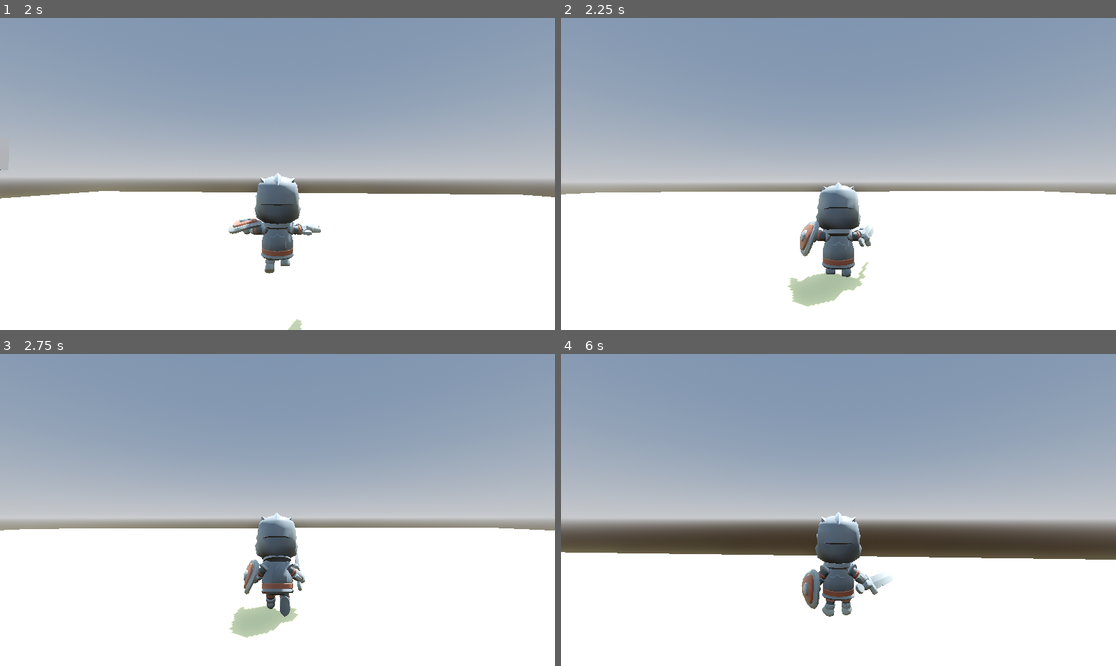
Above: before the commit, frames 1-4 (two rows, left to right).
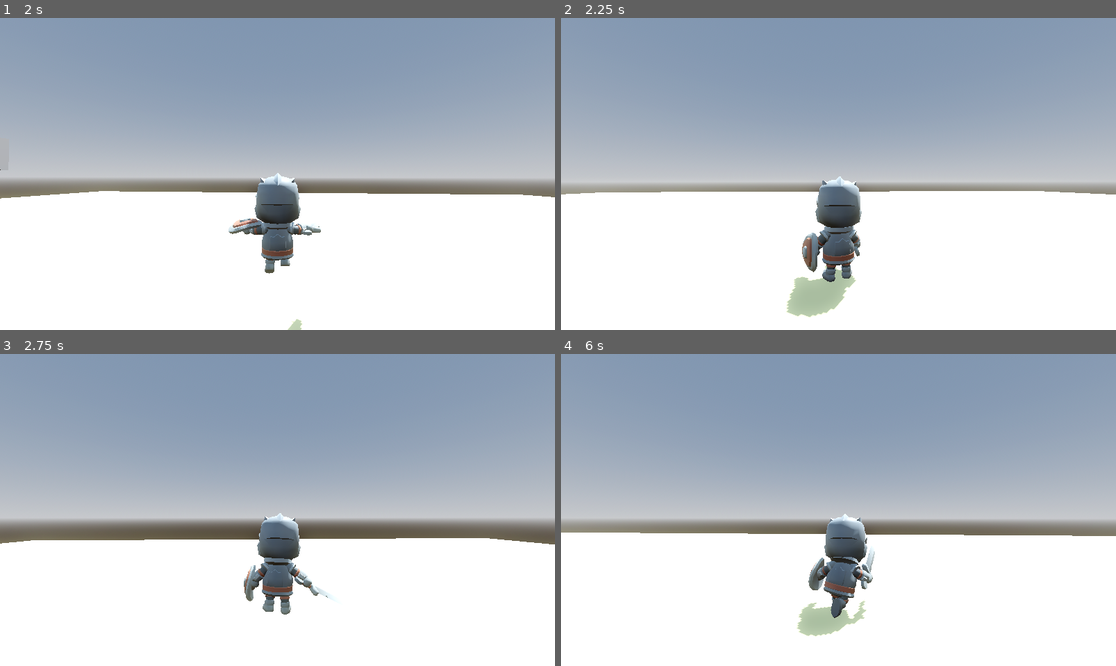
Above: after the commit, the same moments.

Repository: Lukko-Digital/walkington-city
Game: Godot game, scene res://main.tscn
The game is run twice, just before and just after one commit, with the same random seed, the same clock (stepped at 60 frames per second) and the same inputs.
Inputs (mouse positions are in pixels of both pictures, inside the frame that each line leads up to):
- Up to frame 1 (2 s): move the mouse to (305, 174) at 0.52 s; hold Space (jump) 0.53-1.28 s; hold W (forward) from 0.53 s (still down); move the mouse to (249, 174) at 1.27 s; right-click (249, 174) at 1.35 s; tap Space (jump) at 1.52, 1.55, 1.82 s
- Up to frame 2 (2.25 s): keep holding W (forward); move the mouse to (849, 167) at 2.02 s; press the mouse at (849, 167) at 2.03 s
- Up to frame 3 (2.75 s): keep holding W (forward); tap Space (jump) at 2.3 s
- Up to frame 4 (6 s): move the mouse to (832, 516) at 2.77 s; release the mouse at (832, 516) at 2.78 s; tap Space (jump) at 2.85, 3.02, 3.32, 3.77, 3.8, 4.07, 4.52, 4.55, 4.82 s; move the mouse to (877, 513) at 3.52 s; hold Right mouse button (recall) 3.53-4.28 s; move the mouse to (794, 506) at 4.27 s; click (794, 506) at 4.35 s; move the mouse to (844, 510) at 5.02 s; hold Space (jump) 5.03-5.78 s; move the mouse to (816, 503) at 5.77 s; release W (forward) at 5.78 s; hold D (right) from 5.78 s (still down); right-click (816, 503) at 5.85 s

Frame 1 is identical in both runs. In frame 2, 2.3% of the frame differs, in the area x 40-57%, y 50-96%; in frame 3, 6.3%; in frame 4, 10%, in the area x 0-100%, y 50-91%.

Commit message:
remove jump land jumping during jump land cause statemachine to transition to run in midair also makes walking while landing look weird

Diff:
--- a/knight.gd
+++ b/knight.gd
@@ -30,11 +30,7 @@
 	move_and_slide()
 	if velocity.length() > 1.0:
 		model.rotation.y = lerp_angle(model.rotation.y, spring_arm.rotation.y, ROTATION_SPEED * delta)
-	if (
-		is_on_floor() and
-		Input.is_action_just_pressed("jump") and
-		anim_state.get_current_node() != "Jump_Land"
-	):
+	if is_on_floor() and Input.is_action_just_pressed("jump"):
 		velocity.y = JUMP_VELOCITY
 		jumping = true
 		anim_tree.set("parameters/conditions/jumping", true)
--- a/knight.tscn
+++ b/knight.tscn
@@ -98,7 +98,6 @@
 
 [sub_resource type="AnimationNodeStateMachineTransition" id="AnimationNodeStateMachineTransition_tl24e"]
 xfade_time = 0.1
-switch_mode = 2
 advance_mode = 2
 
 [sub_resource type="AnimationNodeStateMachineTransition" id="AnimationNodeStateMachineTransition_1bdw0"]
@@ -120,11 +119,11 @@
 states/Jump_Idle/node = SubResource("AnimationNodeAnimation_v653m")
 states/Jump_Idle/position = Vector2(519.513, 237.23)
 states/Jump_Land/node = SubResource("AnimationNodeAnimation_q0t2d")
-states/Jump_Land/position = Vector2(686.513, 237.23)
+states/Jump_Land/position = Vector2(687.513, 237.23)
 states/Jump_Start/node = SubResource("AnimationNodeAnimation_gbfnl")
 states/Jump_Start/position = Vector2(365.513, 237.23)
 transitions = ["Start", "IdleWalkRun", SubResource("AnimationNodeStateMachineTransition_287ic"), "IdleWalkRun", "Attack …(1207 unchanged characters)…
-graph_offset = Vector2(-112.487, 48.2296)
+graph_offset = Vector2(-64.487, 103.23)
 
 [sub_resource type="CapsuleShape3D" id="CapsuleShape3D_y2lhx"]
 height = 2.4
@@ -137,59 +136,59 @@
 [node name="Skeleton3D" parent="Rig" index="0"]
 transform = Transform3D(-1, 0, -8.74228e-08, 0, 1, 0, 8.74228e-08, 0, -1, 0, 0, 0)
 bones/0/rotation = Quaternion(-2.88301e-11, 0.000837893, 4.99352e-11, 1)
-bones/1/position = Vector3(-2.35751e-18, 0.368267, -5.62073e-25)
-bones/1/rotation = Quaternion(0.000148853, 0.0429428, -0.000117858, 0.999078)
-bones/2/rotation = Quaternion(0.000188702, 0.000822245, 0.000119671, 1)
-bones/3/rotation = Quaternion(3.57706e-05, -0.000245545, 9.36686e-05, 1)
-bones/4/position = Vector3(0.212007, 0.134117, -7.83747e-05)
-bones/4/rotation = Quaternion(-0.551302, -0.0579772, -0.639422, 0.53277)
+bones/1/position = Vector3(-6.05224e-19, 0.377265, 8.02232e-19)
+bones/1/rotation = Quaternion(0.000148751, 0.0429428, -0.000117854, 0.999078)
+bones/2/rotation = Quaternion(0.000199875, 0.000425135, 0.00014138, 1)
+bones/3/rotation = Quaternion(8.72867e-05, -0.000253734, 0.000117992, 1)
+bones/4/position = Vector3(0.211972, 0.134099, -6.88443e-05)
+bones/4/rotation = Quaternion(-0.552289, -0.0629867, -0.655082, 0.511739)
 bones/4/scale = Vector3(0.999999, 0.999999, 1)
-bones/5/rotation = Quaternion(3.81989e-08, -4.30343e-08, -0.514129, 0.857713)
+bones/5/rotation = Quaternion(1.74623e-08, -5.58517e-08, -0.479892, 0.877328)
 bones/6/rotation = Quaternion(-9.73784e-11, -2.98437e-10, 0.0266581, 0.999645)
 bones/6/scale = Vector3(1, 1, 1)
-bones/7/rotation = Quaternion(-0.320138, -0.339282, 0.148048, 0.872056)
-bones/8/rotation = Quaternion(0.00109271, 0.00124038, -0.702503, 0.711679)
+bones/7/rotation = Quaternion(-0.316526, -0.330942, 0.134276, 0.878783)
+bones/8/rotation = Quaternion(0.00158069, 0.00179711, -0.700685, 0.713467)
 bones/8/scale = Vector3(1, 1, 1)
-bones/14/position = Vector3(-0.212002, 0.134093, -1.02466e-05)
-bones/14/rotation = Quaternion(-0.610241, 0.0774385, 0.613709, 0.494945)
+bones/14/position = Vector3(-0.212025, 0.134112, -3.99881e-05)
+bones/14/rotation = Quaternion(-0.611764, 0.0830516, 0.627896, 0.473913)
 bones/14/scale = Vector3(0.999999, 0.999999, 1)
-bones/15/rotation = Quaternion(5.02259e-08, 5.35592e-08, 0.536084, 0.844165)
+bones/15/rotation = Quaternion(2.52112e-08, 4.6723e-08, 0.503336, 0.864091)
 bones/16/rotation = Quaternion(-9.73784e-11, 2.98437e-10, -0.0266581, 0.999645)
 bones/16/scale = Vector3(1, 1, 1)
-bones/17/rotation = Quaternion(-0.318908, 0.315964, -0.228903, 0.863752)
-bones/18/rotation = Quaternion(0.00340097, 0.00436444, 0.702853, 0.711314)
+bones/17/rotation = Quaternion(-0.314483, 0.305815, -0.215356, 0.872467)
+bones/18/rotation = Quaternion(0.00420451, 0.00524389, 0.70205, 0.712096)
 bones/18/scale = Vector3(1, 1, 1)
 bones/19/rotation = Quaternion(1.32707e-07, 1, -1.03316e-07, -2.27651e-09)
 bones/20/rotation = Quaternion(1.40073e-07, 1, -1.03316e-07, -9.11951e-09)
-bones/21/rotation = Quaternion(-8.69393e-05, -0.0316277, 0.000110078, 0.9995)
+bones/21/rotation = Quaternion(-5.88009e-05, -0.0311527, 8.95336e-05, 0.999515)
 bones/23/rotation = Quaternion(4.44848e-36, -7.10543e-15, -6.26068e-22, 1)
-bones/24/position = Vector3(0.170945, 0.113531, 9.72924e-05)
-bones/24/rotation = Quaternion(0.98937, 0.0834522, 0.0786125, 0.0894649)
+bones/24/position = Vector3(0.170945, 0.113563, -9.03438e-05)
+bones/24/rotation = Quaternion(0.991427, 0.0829319, 0.0769459, 0.0653757)
 bones/24/scale = Vector3(1, 1, 1)
-bones/25/rotation = Quaternion(0.401361, 5.81155e-08, -2.73377e-07, 0.91592)
-bones/26/rotation = Quaternion(-0.624674, -0.199658, 0.0771057, 0.750982)
-bones/27/rotation = Quaternion(-3.0634e-08, 0.920013, -0.391889, 6.95993e-08)
+bones/25/rotation = Quaternion(0.339794, 5.93872e-08, -2.41541e-07, 0.9405)
+bones/26/rotation = Quaternion(-0.592246, -0.203052, 0.0665611, 0.776907)
+bones/27/rotation = Quaternion(-3.04778e-08, 0.920328, -0.391148, 6.94856e-08)
 bones/27/scale = Vector3(1, 1, 1)
-bones/28/position = Vector3(-0.170945, 0.113587, -9.83593e-05)
-bones/28/rotation = Quaternion(0.991113, -0.0333383, 0.0295543, 0.125338)
+bones/28/position = Vector3(-0.170945, 0.113587, 9.01767e-05)
+bones/28/rotation = Quaternion(0.993394, -0.0319302, 0.0301187, 0.106023)
 bones/28/scale = Vector3(1, 1, 1)
-bones/29/rotation = Quaternion(0.444083, -5.90297e-08, 3.11823e-07, 0.895986)
-bones/30/rotation = Quaternion(-0.649424, 0.111795, -0.0237232, 0.75179)
-bones/31/rotation = Quaternion(3.04404e-08, 0.920351, -0.391094, -6.94809e-08)
+bones/29/rotation = Quaternion(0.391531, -6.06986e-08, 2.73805e-07, 0.920165)
+bones/30/rotation = Quaternion(-0.619919, 0.112779, -0.018782, 0.776291)
+bones/31/rotation = Quaternion(3.07294e-08, 0.920188, -0.391477, -6.96168e-08)
 bones/31/scale = Vector3(1, 1, 1)
-bones/32/position = Vector3(0.170945, 0.292311, 0.575814)
+bones/32/position = Vector3(0.170945, 0.292343, 0.575845)
 bones/32/rotation = Quaternion(0.707107, -2.29302e-07, -4.60552e-08, 0.707107)
-bones/33/position = Vector3(0.202034, 0.0263123, 0.204892)
-bones/33/rotation = Quaternion(-0.706695, -7.05577e-08, -7.05079e-08, 0.707519)
+bones/33/position = Vector3(0.202034, 0.0260891, 0.203947)
+bones/33/rotation = Quaternion(-0.706052, -7.06414e-08, -7.04304e-08, 0.70816)
 bones/34/rotation = Quaternion(9.61263e-09, 1.77121e-09, 0.985854, -0.167608)
 bones/35/rotation = Quaternion(-1.04035e-07, 0.391084, 0.920355, -2.9526e-08)
 bones/35/scale = Vector3(1, 1, 1)
 bones/36/scale = Vector3(1, 1, 1)
 bones/37/rotation = Quaternion(1, -2.31998e-11, 1.94708e-07, 2.98028e-12)
-bones/39/position = Vector3(-0.170945, 0.292311, 0.575813)
+bones/39/position = Vector3(-0.170945, 0.292343, 0.575845)
 bones/39/rotation = Quaternion(0.707107, -3.82385e-08, 1.45009e-07, 0.707107)
-bones/40/position = Vector3(-0.170945, 0.0266137, 0.245199)
-bones/40/rotation = Quaternion(-0.70654, -7.05958e-08, -7.04514e-08, 0.707673)
+bones/40/position = Vector3(-0.170945, 0.0261916, 0.245914)
+bones/40/rotation = Quaternion(-0.706261, -7.06437e-08, -7.0426e-08, 0.707951)
 bones/41/rotation = Quaternion(-5.79681e-09, 6.39623e-10, 0.994858, 0.101276)
 bones/42/rotation = Quaternion(-1.04035e-07, 0.391084, 0.920355, -2.95261e-08)
 bones/42/scale = Vector3(1, 1, 1)
@@ -197,44 +196,44 @@
 bones/43/scale = Vector3(1, 1, 1)
 bones/46/position = Vector3(0.454523, 1.10541, -0.588789)
 bones/46/rotation = Quaternion(-0.707107, -0.000197538, -0.000197538, 0.707107)
-bones/47/position = Vector3(0.520602, 0.77273, -0.0565802)
-bones/47/rotation = Quaternion(0.795249, 0.00208987, 0.606279, 0.0011853)
+bones/47/position = Vector3(0.520602, 0.768312, -0.0567695)
+bones/47/rotation = Quaternion(0.795158, 0.00194298, 0.606398, 0.00112976)
 bones/48/position = Vector3(-0.453115, 1.10573, -0.590111)
 bones/48/rotation = Quaternion(-0.707107, -0.000197538, -0.000197538, 0.707107)
-bones/49/position = Vector3(-0.510859, 0.772713, 0.0599689)
-bones/49/rotation = Quaternion(-0.759581, 0.00210247, 0.650409, -0.000689379)
+bones/49/position = Vector3(-0.510859, 0.76834, 0.0601091)
+bones/49/rotation = Quaternion(-0.759614, 0.00215882, 0.65037, -0.000704178)
 
 [node name="1H_Sword_Offhand" parent="Rig/Skeleton3D" index="0"]
-transform = Transform3D(-0.00159262, 0.263944, 0.964536, 0.999955, -0.00850039, 0.00397753, 0.00924899, 0.9645, -0.263919, 0.5121, 0.621169, -0.000344062)
+transform = Transform3D(-0.00173093, 0.26408, 0.964498, 0.999882, -0.0141998, 0.00568271, 0.0151966, 0.964396, -0.264024, 0.512399, 0.615317, -0.00307363)
 visible = false
 
 [node name="Badge_Shield" parent="Rig/Skeleton3D" index="1"]
-transform = Transform3D(-0.00159259, 0.263943, 0.964536, 0.999955, -0.00850293, 0.0039782, 0.00925161, 0.9645, -0.263918, 0.662457, 0.621789, -0.0414851)
+transform = Transform3D(-0.00173091, 0.26408, 0.964499, 0.999882, -0.0142023, 0.00568337, 0.0151992, 0.964396, -0.264024, 0.66275, 0.616203, -0.0442311)
 visible = false
 
 [node name="Rectangle_Shield" parent="Rig/Skeleton3D" index="2"]
-transform = Transform3D(-0.00159259, 0.263943, 0.964536, 0.999955, -0.00850293, 0.0039782, 0.00925161, 0.9645, -0.263918, 0.662457, 0.621789, -0.0414851)
+transform = Transform3D(-0.00173091, 0.26408, 0.964499, 0.999882, -0.0142023, 0.00568337, 0.0151992, 0.964396, -0.264024, 0.66275, 0.616203, -0.0442311)
 visible = false
 
 [node name="Round_Shield" parent="Rig/Skeleton3D" index="3"]
-transform = Transform3D(-0.00159259, 0.263943, 0.964536, 0.999955, -0.00850293, 0.0039782, 0.00925161, 0.9645, -0.263918, 0.662457, 0.621789, -0.0414851)
+transform = Transform3D(-0.00173091, 0.26408, 0.964499, 0.999882, -0.0142023, 0.00568337, 0.0151992, 0.964396, -0.264024, 0.66275, 0.616203, -0.0442311)
 
 [node name="Spike_Shield" parent="Rig/Skeleton3D" index="4"]
-transform = Transform3D(-0.00159259, 0.263943, 0.964536, 0.999955, -0.00850293, 0.0039782, 0.00925161, 0.9645, -0.263918, 0.662457, 0.621789, -0.0414851)
+transform = Transform3D(-0.00173091, 0.26408, 0.964499, 0.999882, -0.0142023, 0.00568337, 0.0151992, 0.964396, -0.264024, 0.66275, 0.616203, -0.0442311)
 visible = false
 
 [node name="1H_Sword" parent="Rig/Skeleton3D" index="5"]
-transform = Transform3D(-0.000319065, -0.161264, 0.986911, 0.999974, -0.00710311, -0.000837633, 0.00714555, 0.986885, 0.161262, -0.49649, 0.625636, 0.141883)
+transform = Transform3D(-0.000919037, -0.163542, 0.986535, 0.999958, -0.0091062, -0.000578333, 0.00907845, 0.986494, 0.163544, -0.496984, 0.619107, 0.139846)
 
 [node name="2H_Sword" parent="Rig/Skeleton3D" index="6"]
-transform = Transform3D(-0.000319081, -0.161264, 0.986911, 0.999974, -0.00710312, -0.000837619, 0.00714557, 0.986885, 0.161262, -0.49649, 0.625636, 0.141883)
+transform = Transform3D(-0.000919053, -0.163542, 0.986535, 0.999958, -0.00910621, -0.00057832, 0.00907847, 0.986494, 0.163544, -0.496984, 0.619107, 0.139846)
 visible = false
 
 [node name="Knight_Helmet" parent="Rig/Skeleton3D" index="7"]
-transform = Transform3D(0.999675, -0.000366281, 0.0254724, 0.000381722, 1, -0.000601306, -0.0254722, 0.000610834, 0.999675, 3.72562e-05, 1.17849, 0.000503309)
+transform = Transform3D(0.999672, -0.000402926, 0.0256122, 0.000423211, 1, -0.000786593, -0.0256119, 0.000797174, 0.999672, 8.91235e-07, 1.18749, 0.000543815)
 
 [node name="Knight_Cape" parent="Rig/Skeleton3D" index="8"]
-transform = Transform3D(0.996065, -0.000136559, 0.0886247, 0.000204428, 1, -0.000756723, -0.0886245, 0.000771863, 0.996065, 3.0904e-05, 1.17849, 0.000499177)
+transform = Transform3D(0.996136, -0.000217475, 0.0878173, 0.000296059, 1, -0.000881834, -0.087817, 0.000904426, 0.996136, -4.33043e-06, 1.18749, 0.000541057)
 visible = false
 
 [node name="AnimationTree" type="AnimationTree" parent="." index="2"]
